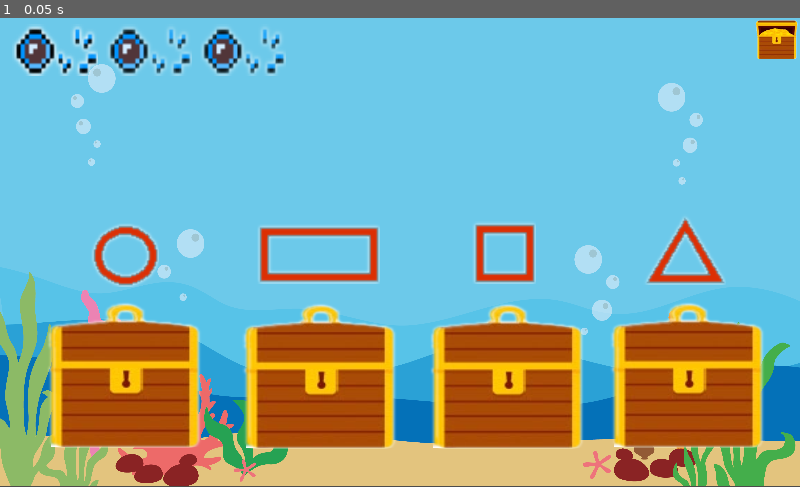
Above: before the commit, frame 1.
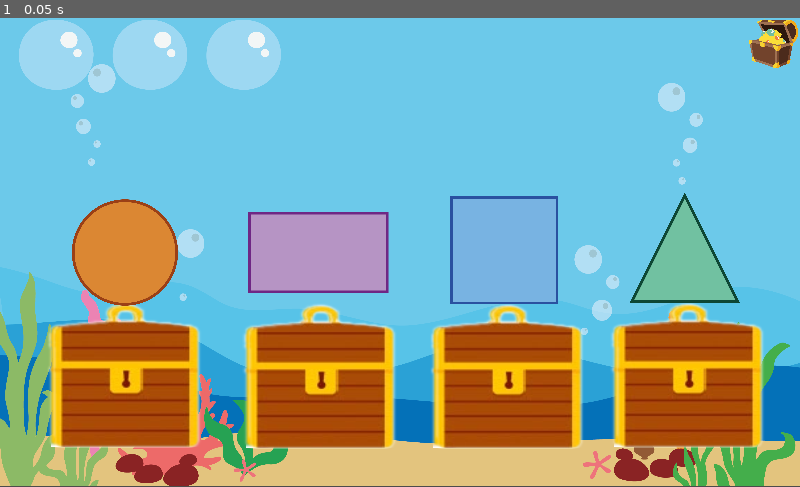
Above: after the commit, the same moment.

Repository: FaQP/Chacabuco-J909
Game: Godot game, scene res://game1/game1.tscn
The game is run twice, just before and just after one commit, with the same random seed, the same clock (stepped at 60 frames per second) and the same inputs. This scene is started directly instead of the project's main scene. Sound files missing from this copy of the repository are replaced by a short silence.
Inputs:
- Up to frame 1 (0.05 s): no input

The runs differ from the first frame. In frame 1, 12% of the frame differs, in the area x 1-100%, y 0-62%.

Commit message:
Actualizaciones juego 1
Nuevas imágenes añadidas

Diff:
--- a/game1/burbujas/burbujas.tscn
+++ b/game1/burbujas/burbujas.tscn
@@ -38,6 +38,7 @@
 [node name="gui" type="CanvasLayer" parent="." groups=["gui"]]
 
 [node name="vidas2" parent="gui" instance=ExtResource( 2 )]
+position = Vector2( 70.813, 48 )
 
 [node name="error" type="AudioStreamPlayer" parent="."]
 stream = ExtResource( 1 )
--- a/game1/burbujas/vidas.tscn
+++ b/game1/burbujas/vidas.tscn
@@ -3,6 +3,6 @@
 [ext_resource path="res://game1/burbujas/burbujas_1.png" type="Texture" id=1]
 
 [node name="vidas2" type="Sprite" groups=["vida"]]
-position = Vector2( 70.8125, 41.0625 )
-scale = Vector2( 2.69207, 3.1369 )
+position = Vector2( 70.813, 48 )
+scale = Vector2( 0.25, 0.25 )
 texture = ExtResource( 1 )
--- a/game1/game1.tscn
+++ b/game1/game1.tscn
@@ -42,23 +42,23 @@
 position = Vector2( 606.161, 278.615 )
 
 [node name="circulo" type="Sprite" parent="."]
-position = Vector2( 159.92, 302.935 )
-scale = Vector2( 2, 2 )
+position = Vector2( 159.92, 300 )
+scale = Vector2( 0.12, 0.12 )
 texture = ExtResource( 2 )
 
 [node name="rectangulo" type="Sprite" parent="."]
-position = Vector2( 407.447, 301.682 )
-scale = Vector2( 2, 2 )
+position = Vector2( 407.447, 300 )
+scale = Vector2( 0.12, 0.12 )
 texture = ExtResource( 4 )
 
 [node name="cuadrado" type="Sprite" parent="."]
-position = Vector2( 645.315, 300.189 )
-scale = Vector2( 2, 2 )
+position = Vector2( 645.315, 297 )
+scale = Vector2( 0.12, 0.12 )
 texture = ExtResource( 5 )
 
 [node name="triangulo" type="Sprite" parent="."]
-position = Vector2( 876.499, 296.347 )
-scale = Vector2( 2, 2 )
+position = Vector2( 876.499, 295 )
+scale = Vector2( 0.12, 0.12 )
 texture = ExtResource( 6 )
 
 [node name="butcircle" type="TouchScreenButton" parent="."]
--- a/game1/puntuacion/Cofre.tscn
+++ b/game1/puntuacion/Cofre.tscn
@@ -1,8 +1,8 @@
 [gd_scene load_steps=2 format=2]
 
-[ext_resource path="res://game1/puntuacion/cofre.png" type="Texture" id=1]
+[ext_resource path="res://game1/cofrePlata.png" type="Texture" id=1]
 
 [node name="Cofre" type="Sprite" groups=["puntaje"]]
-position = Vector2( 994, 27.75 )
-scale = Vector2( 0.27551, 0.264398 )
+position = Vector2( 990, 33 )
+scale = Vector2( 0.04, 0.04 )
 texture = ExtResource( 1 )
--- a/game1/puntuacion/puntuacion.tscn
+++ b/game1/puntuacion/puntuacion.tscn
@@ -1,6 +1,7 @@
-[gd_scene load_steps=3 format=2]
+[gd_scene load_steps=4 format=2]
 
 [ext_resource path="res://game1/puntuacion/puntuacion.gd" type="Script" id=1]
+[ext_resource path="res://game1/cofrePlata.png" type="Texture" id=2]
 [ext_resource path="res://game1/puntuacion/Cofre.tscn" type="PackedScene" id=3]
 
 [node name="puntuacion" type="Node2D"]
@@ -10,3 +11,6 @@
 [node name="CanvasLayer" type="CanvasLayer" parent="." groups=["gui"]]
 
 [node name="Cofre" parent="CanvasLayer" instance=ExtResource( 3 )]
+position = Vector2( 990, 33 )
+scale = Vector2( 0.04, 0.04 )
+texture = ExtResource( 2 )
Binary file changed: game1/burbujas/burbujas_1.png
Binary file changed: game1/circle.png
Binary file changed: game1/cofrePlata.png
Binary file changed: game1/rectangle.png
Binary file changed: game1/square.png
Binary file changed: game1/triangle.png
Not shown, changed: game1/intro/Circulofondo.mp3
Not shown, changed: game1/intro/Cuadradofondo.mp3
Not shown, changed: game1/intro/IntroBuceofondo.mp3
Not shown, changed: game1/intro/Rectangulofondo.mp3
Not shown, changed: game1/intro/Triangulofondo.mp3
